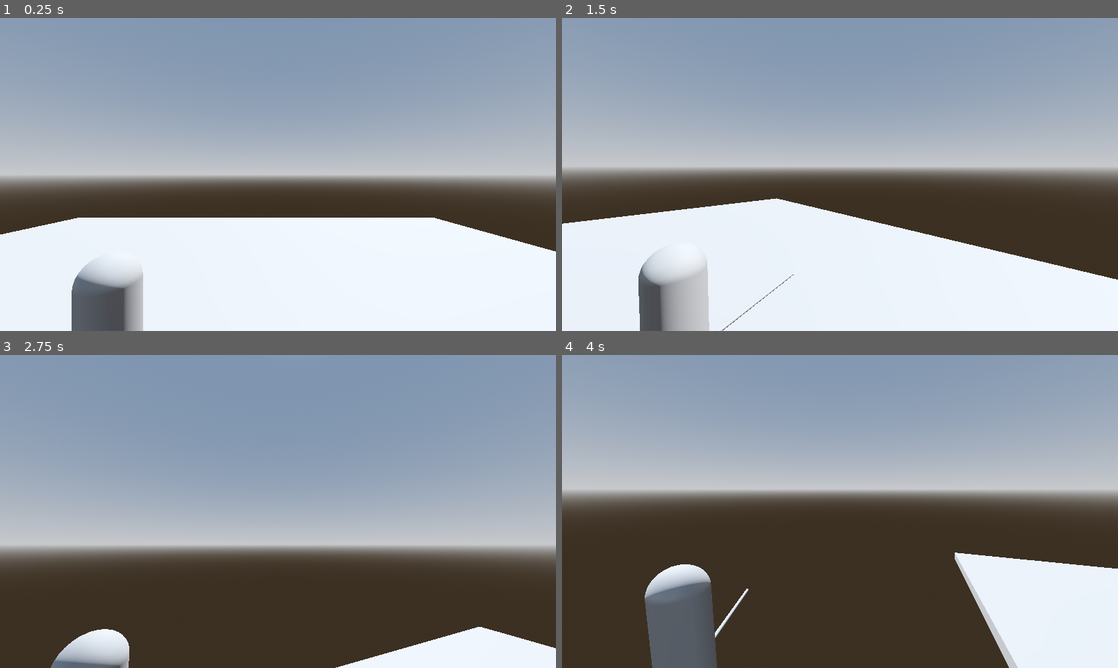
Above: before the commit, frames 1-4 (two rows, left to right).
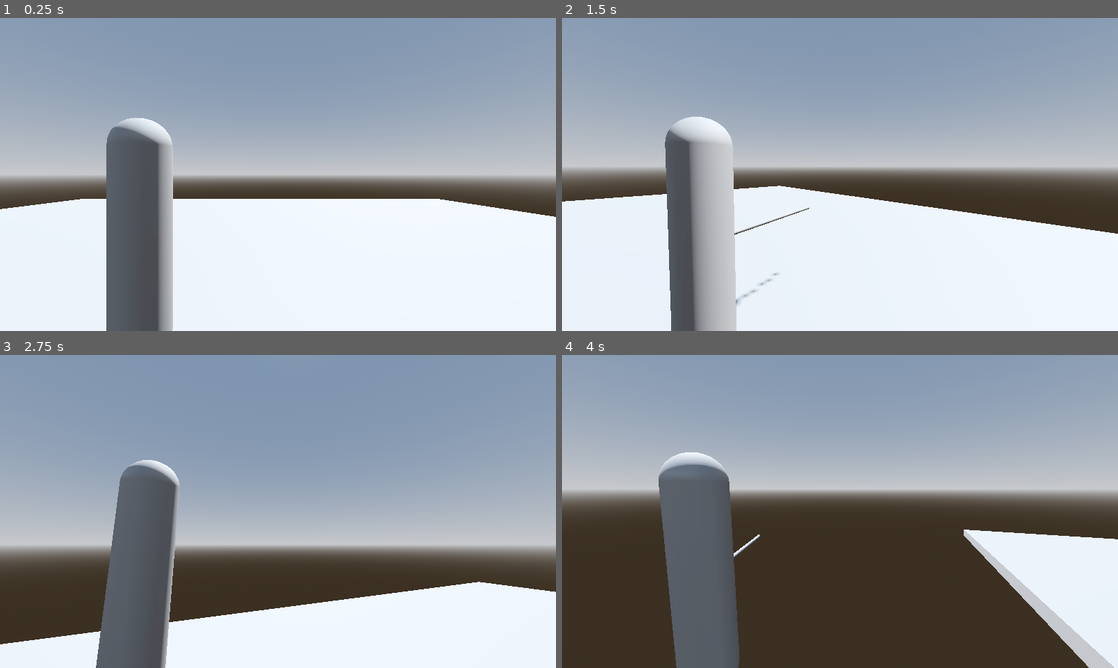
Above: after the commit, the same moments.

Repository: paxelotl/virtuoso
Game: Godot game, scene res://scenes/levels/main.tscn
Same seed, same stepped clock (60 frames per second), same inputs: the game is played once before the commit and once after it.
Inputs (mouse positions are in pixels of both pictures, inside the frame that each line leads up to):
- Up to frame 1 (0.25 s): no input
- Up to frame 2 (1.5 s): tap Enter (ui_accept) at 0.5, 0.77 s; move the mouse to (867, 174) at 0.52 s; hold W (move_forward) from 0.53 s (still down); click (867, 174) at 0.67 s; move the mouse to (812, 174) at 1.27 s; click (812, 174) at 1.42 s
- Up to frame 3 (2.75 s): keep holding W (move_forward); tap Enter (ui_accept) at 1.52 s; move the mouse to (289, 505) at 2.02 s; click (289, 505) at 2.17 s
- Up to frame 4 (4 s): keep holding W (move_forward); move the mouse to (834, 517) at 2.77 s; click (834, 517) at 2.92 s; tap Enter (ui_accept) at 3.02, 3.77 s; move the mouse to (878, 514) at 3.52 s; click (878, 514) at 3.67 s

The runs differ from the first frame. In frame 1, 14% of the frame differs, in the area x 0-100%, y 31-100%; in frame 2, 16%; in frame 3, 21%, in the area x 0-100%, y 33-100%; in frame 4, 14%.

Commit message:
Offset camera pivot

Diff:
--- a/scenes/characters/player.tscn
+++ b/scenes/characters/player.tscn
@@ -76,7 +76,7 @@
 height = 1.4
 
 [node name="Player" type="CharacterBody3D"]
-transform = Transform3D(1, 0, 0, 0, 1, 0, 0, 0, 1, 0, 1.3619, 0)
+transform = Transform3D(1, 0, 0, 0, 1, 0, 0, 0, 1, 0, 1, 0)
 script = ExtResource("1_md5qj")
 
 [node name="AnimationPlayer" type="AnimationPlayer" parent="."]
@@ -92,8 +92,10 @@
 
 [node name="Neck" type="Node3D" parent="."]
 
-[node name="Camera" type="Camera3D" parent="Neck"]
-transform = Transform3D(1, 0, 0, 0, 1, 0, 0, 0, 1, 1.23342, 1.49403, 1.49954)
+[node name="CameraPivot" type="Node3D" parent="Neck"]
+
+[node name="Camera" type="Camera3D" parent="Neck/CameraPivot"]
+transform = Transform3D(1, 0, 0, 0, 1, 0, 0, 0, 1, 1, 0.5, 1.5)
 current = true
 
 [node name="SwordPivot" type="Node3D" parent="Neck"]
--- a/scenes/levels/main.tscn
+++ b/scenes/levels/main.tscn
@@ -31,6 +31,7 @@
 shadow_enabled = true
 
 [node name="Player" parent="." instance=ExtResource("1_4idh5")]
+transform = Transform3D(1, 0, 0, 0, 1, 0, 0, 0, 1, 0, 1.27784, 0)
 
 [node name="MeshInstance3D" type="MeshInstance3D" parent="."]
 mesh = SubResource("BoxMesh_mj6n2")
--- a/scripts/player_controller.gd
+++ b/scripts/player_controller.gd
@@ -10,7 +10,7 @@
 
 @onready var animation_player = $AnimationPlayer
 @onready var neck =$Neck
-@onready var camera = $Neck/Camera
+@onready var camera_pivot = $Neck/CameraPivot
 
 var can_move: bool = false
 
@@ -21,8 +21,8 @@
 func _unhandled_input(event):
 	if event is InputEventMouseMotion and can_move:
 		neck.rotate_y(-event.relative.x * SENSITIVITY)
-		camera.rotate_x(-event.relative.y * SENSITIVITY)
-		camera.rotation.x = clamp(camera.rotation.x, deg_to_rad(-75), deg_to_rad(75))
+		camera_pivot.rotate_x(-event.relative.y * SENSITIVITY)
+		camera_pivot.rotation.x = clamp(camera_pivot.rotation.x, deg_to_rad(-75), deg_to_rad(75))
 
 	if event is InputEventMouseButton and can_move:
 		if event.is_pressed() and event.button_index == MOUSE_BUTTON_LEFT:
